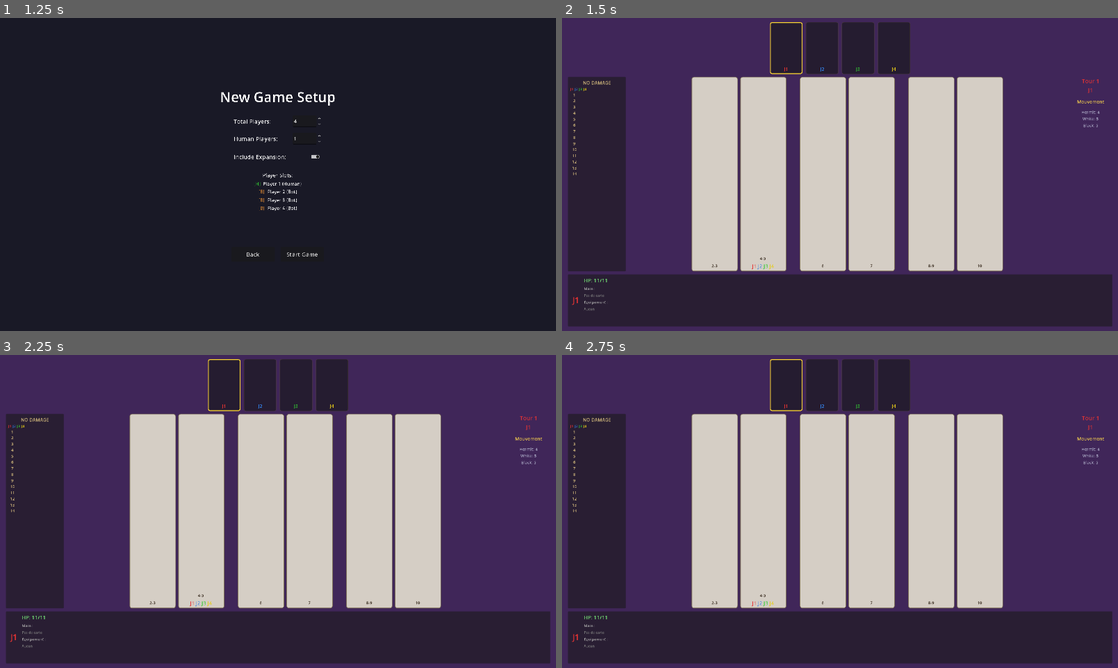
Above: before the commit, frames 1-4 (two rows, left to right).
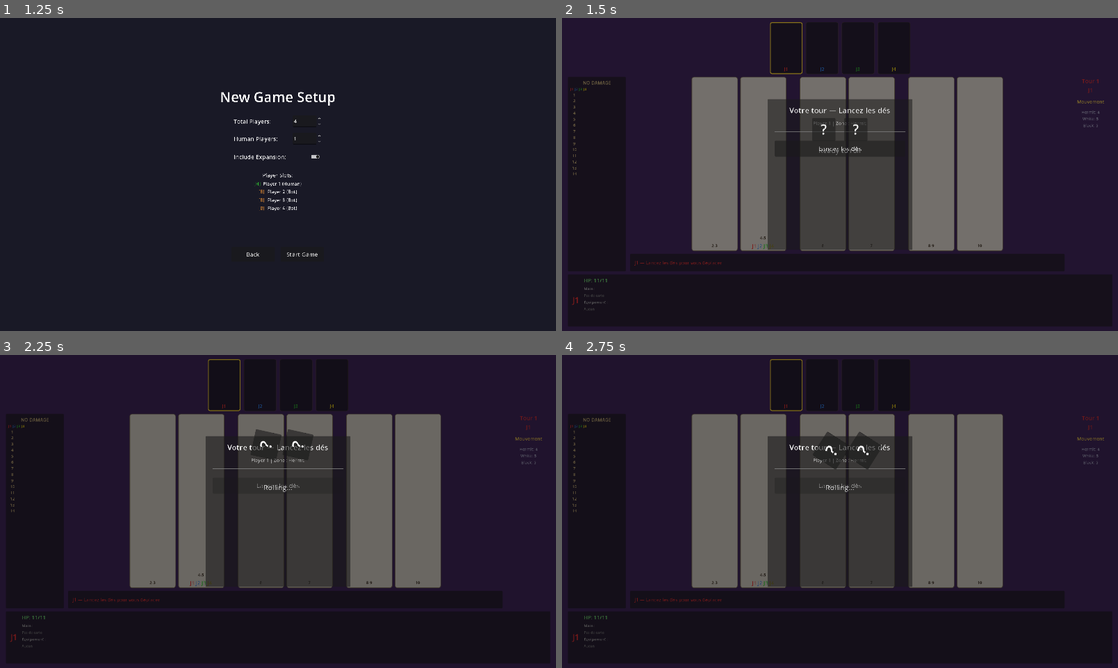
Above: after the commit, the same moments.

Repository: The-Cyril5555/shadow_hunter_app
Game: Godot game, scene res://scenes/ui/screens/main_menu.tscn
The game is run twice, just before and just after one commit, with the same random seed, the same clock (stepped at 60 frames per second) and the same inputs.
Inputs (mouse positions are in pixels of both pictures, inside the frame that each line leads up to):
- Up to frame 1 (1.25 s): click "New Game" at 0.5 s
- Up to frame 2 (1.5 s): click "Start Game" at 1.25 s
- Up to frame 3 (2.25 s): click (278, 486) at 2 s, where only the run after the commit has a clickable "Lancer les dés"
- Up to frame 4 (2.75 s): no input

Frame 1 is identical in both runs. In frame 2, 74% of the frame differs, in the area x 0-100%, y 0-100%; in frame 3, 96%; in frame 4, 96%.
Error before the commit: Parse Error: Cannot find member "EXPAND_KEEP_ASPECT" in base "TextureRect". (res://scripts/ui/target_selection_panel.gd:52)

Commit message:
fix: resolve compilation cascade and missing initialization
- Fix invalid TextureRect.EXPAND_KEEP_ASPECT constant in
  target_selection_panel.gd (use EXPAND_IGNORE_SIZE instead)
- Add missing player_moved signal to GameState
- Trigger initial phase handling in game_board._ready()

Diff:
--- a/scripts/autoloads/game_state.gd
+++ b/scripts/autoloads/game_state.gd
@@ -53,6 +53,9 @@
 
 ## Emitted when equipment is discarded
 signal equipment_discarded(player, card: Card)
+
+## Emitted when a player moves to a new zone
+signal player_moved(player, zone_id: String)
 
 
 # =============================================================================
--- a/scripts/game/game_board.gd
+++ b/scripts/game/game_board.gd
@@ -116,6 +116,9 @@
 	# Start tutorial if in tutorial mode
 	if GameModeStateMachine.current_mode == GameModeStateMachine.GameMode.TUTORIAL:
 		_start_tutorial()
+
+	# Trigger initial phase handling (signal was connected after phase was set)
+	_on_phase_changed(GameState.current_phase)
 
 	print("[GameBoard] Game started with %d players" % GameState.players.size())
 
--- a/scripts/ui/target_selection_panel.gd
+++ b/scripts/ui/target_selection_panel.gd
@@ -49,7 +49,7 @@
 		# Character portrait
 		var portrait = TextureRect.new()
 		portrait.custom_minimum_size = Vector2(50, 50)
-		portrait.expand_mode = TextureRect.EXPAND_KEEP_ASPECT
+		portrait.expand_mode = TextureRect.EXPAND_IGNORE_SIZE
 		portrait.stretch_mode = TextureRect.STRETCH_KEEP_ASPECT_CENTERED
 		var char_id = target.character_id if target.is_revealed else "back"
 		var texture = CardImageMapper.load_texture(CardImageMapper.get_character_image_path(char_id))
